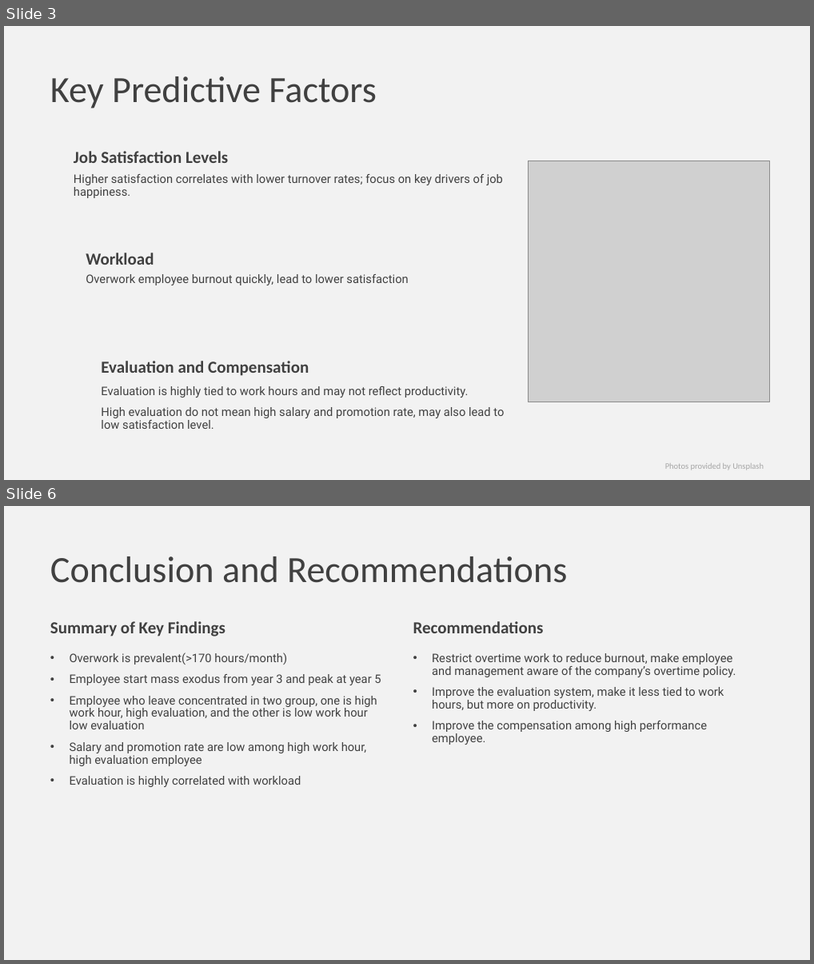
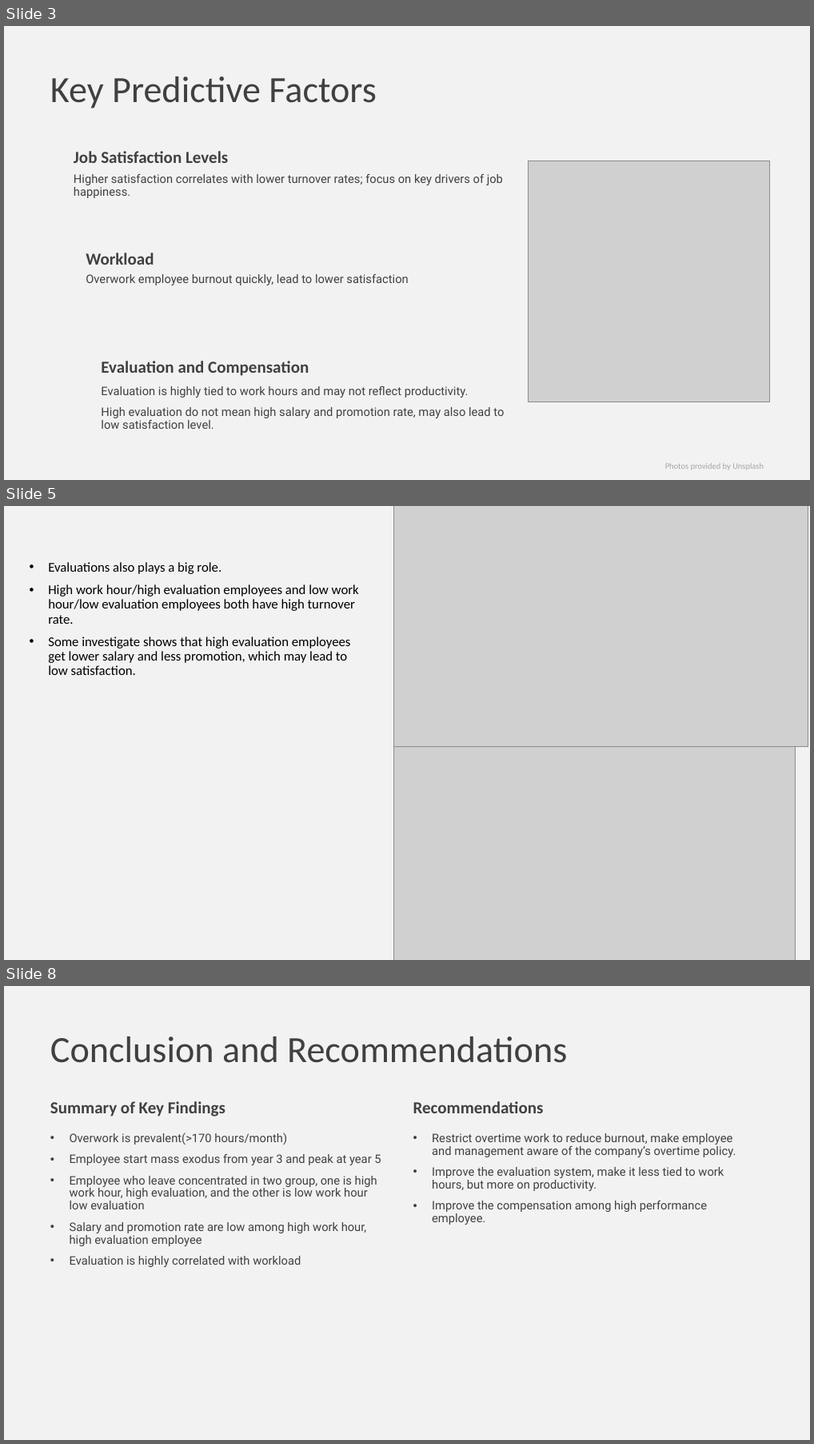
Before and after one commit to yuanchenGH/data_analysis_employee_turnover_project, a slide deck: Executive Summary.pptx. Shown one above the other, each under a label of ours: slides 3 and 6 before the commit, slides 3, 5 and 8 after it; the slides between them are not shown. The pictures are 814x964 and 814x1444 pixels, drawn with LibreOffice and Linux fonts; fonts in the diff are those of the drawing; grey boxes stand for pictures. Boxes give left, top, right and bottom in pixels: in the first picture for what was removed or moved away, otherwise in the second. Text is boxed around its words. In the diff, an @@ line names an element or a change of style, - is before the commit and + after.

```diff
--- a/Executive Summary.pptx
+++ b/Executive Summary.pptx
@@ slide 5 added at (x1=4, y1=506, x2=810, y2=960), background #F2F2F2 @@
@@ picture added at (x1=394, y1=506, x2=809, y2=747) @@
@@ text added at (x1=48, y1=562, x2=359, y2=675), 16 pt, text #000000 @@
+• Evaluations also plays a big role.
+• High work hour/high evaluation employees and low work hour/low evaluation employees both have high turnover rate.
+• Some investigate shows that high evaluation employees get lower salary and less promotion, which may lead to low satisfaction.
@@ picture added at (x1=394, y1=747, x2=795, y2=960) @@
@@ what was slide 6 is now slide 8 @@
```
Also in this commit, not shown: 2 slides changed, 1 other slide added, 2 slides removed, 1 other file.
